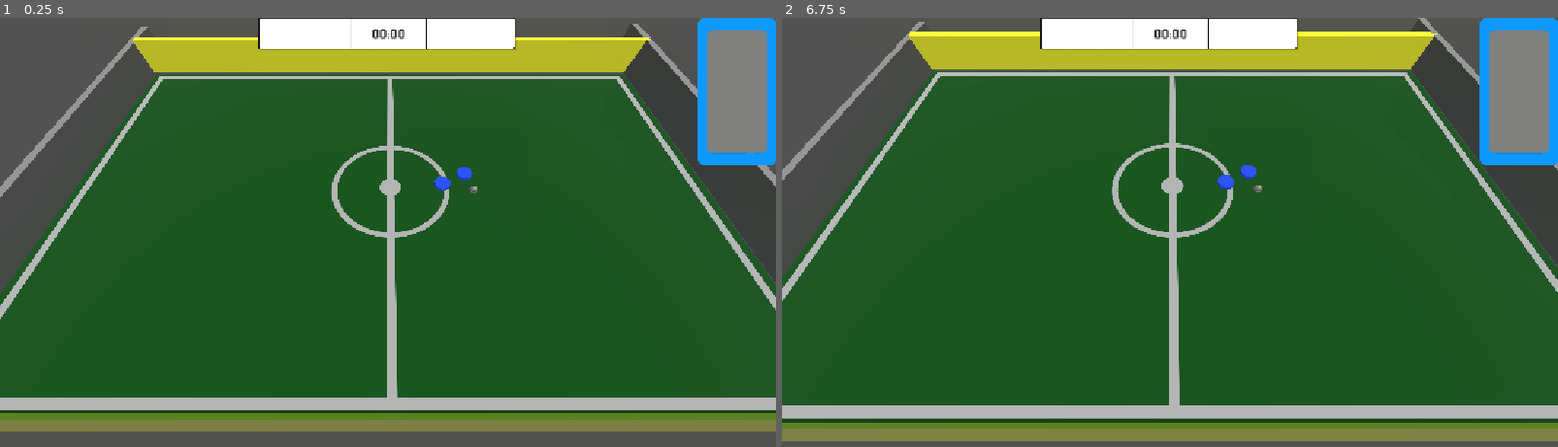
Above: before the commit, frames 1-2 (left to right).
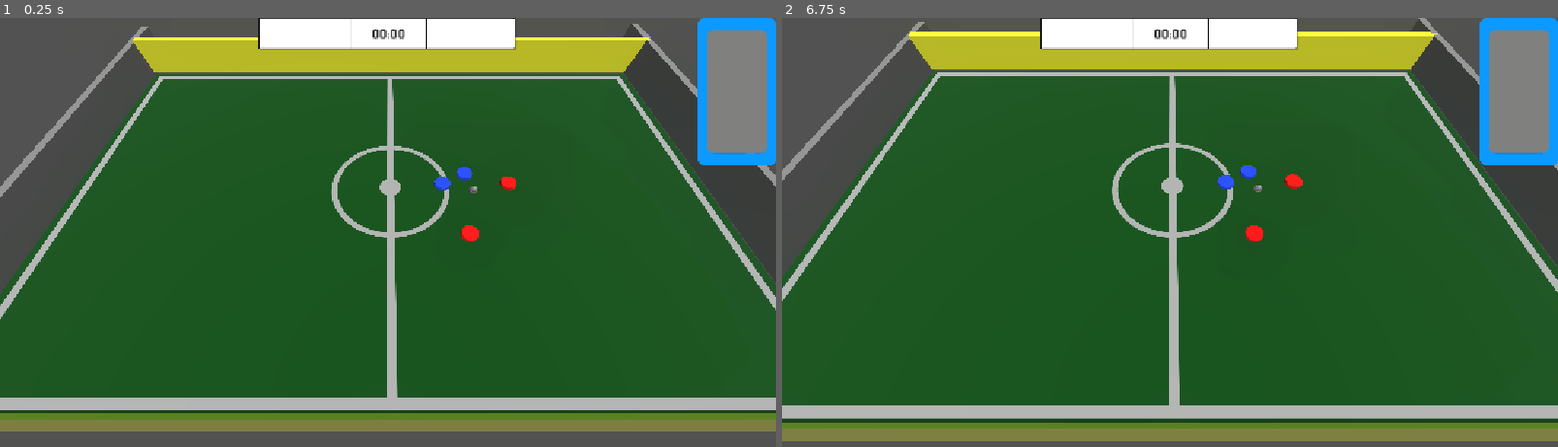
Above: after the commit, the same moments.

Repository: NevenIlincic/Disky_Football
Game: Godot game, scene res://Scenes/Test_Scene.tscn
Two runs of this game, one before a commit and one after it. Both use one fixed random seed, a clock stepped at 60 frames per second and the inputs below.
Inputs (mouse positions are in pixels of both pictures, inside the frame that each line leads up to):
- Up to frame 1 (0.25 s): no input
- Up to frame 2 (6.75 s): tap Enter at 0.5, 2, 3.5 s; move the mouse to (1340, 215) at 0.52 s; click (1340, 215) at 0.6 s; tap Space at 1.25, 2.75, 4.25 s; drag from (1014, 258) to (1131, 322) at 1.27 s; move the mouse to (1247, 138) at 2.02 s; click (1247, 138) at 2.1 s; drag from (1131, 322) to (937, 172) at 2.77 s; move the mouse to (1402, 301) at 3.52 s; tap Mouse wheel down (zoom_out) at 3.6 s; click (1402, 301) at 3.8 s; drag from (937, 172) to (1053, 125) at 4.27 s; move the mouse to (1208, 236) at 5.02 s; hold Right mouse button (camera_drag) 5.03-5.75 s; click (1208, 236) at 5.3 s; drag from (1053, 125) to (1014, 258) at 5.77 s; move the mouse to (1340, 215) at 6.52 s; tap Mouse wheel up (zoom_in) at 6.6 s

The runs differ from the first frame. In frame 1, 0.3% of the frame differs, in the area x 33-67%, y 6-53%; in frame 2, 0.3%, in the area x 33-68%, y 6-53%.

Commit message:
[ADD] Opponent's turn

Diff:
--- /dev/null
+++ b/Materials/Enemy_Material.tres
@@ -0,0 +1,5 @@
+[gd_resource type="StandardMaterial3D" format=3 uid="uid://nbgp8qrq27m1"]
+
+[resource]
+vertex_color_use_as_albedo = true
+albedo_color = Color(1, 0, 0, 1)
--- /dev/null
+++ b/Scenes/Enemy/Enemy.tscn
@@ -0,0 +1,47 @@
+[gd_scene format=3 uid="uid://drhkcd78218ty"]
+
+[ext_resource type="Script" uid="uid://bo1fmfxbah87d" path="res://Scenes/Enemy/enemy.gd" id="1_i1u57"]
+[ext_resource type="Material" uid="uid://nbgp8qrq27m1" path="res://Materials/Enemy_Material.tres" id="2_3l8kd"]
+
+[sub_resource type="PhysicsMaterial" id="PhysicsMaterial_3l8kd"]
+bounce = 0.3
+
+[sub_resource type="CylinderShape3D" id="CylinderShape3D_e0oyi"]
+height = 0.5
+radius = 1.0
+
+[sub_resource type="CylinderMesh" id="CylinderMesh_02vxf"]
+material = ExtResource("2_3l8kd")
+top_radius = 1.0
+bottom_radius = 1.0
+height = 0.5
+
+[sub_resource type="CylinderShape3D" id="CylinderShape3D_fw0yv"]
+height = 1.0
+radius = 3.0
+
+[node name="Enemy" type="RigidBody3D" unique_id=594854611 groups=["enemy"]]
+input_ray_pickable = false
+axis_lock_angular_x = true
+axis_lock_angular_y = true
+axis_lock_angular_z = true
+mass = 7.0
+physics_material_override = SubResource("PhysicsMaterial_3l8kd")
+can_sleep = false
+continuous_cd = true
+script = ExtResource("1_i1u57")
+
+[node name="CollisionShape3D" type="CollisionShape3D" parent="." unique_id=1080201915]
+shape = SubResource("CylinderShape3D_e0oyi")
+
+[node name="MeshInstance3D" type="MeshInstance3D" parent="." unique_id=1576239710]
+mesh = SubResource("CylinderMesh_02vxf")
+
+[node name="Shooting_Area" type="Area3D" parent="." unique_id=403226140]
+input_ray_pickable = false
+
+[node name="CollisionShape3D" type="CollisionShape3D" parent="Shooting_Area" unique_id=1924733661]
+shape = SubResource("CylinderShape3D_fw0yv")
+
+[connection signal="body_entered" from="Shooting_Area" to="." method="_on_shooting_area_body_entered"]
+[connection signal="body_exited" from="Shooting_Area" to="." method="_on_shooting_area_body_exited"]
--- /dev/null
+++ b/Scenes/Enemy/enemy.gd
@@ -0,0 +1,57 @@
+class_name Enemy extends RigidBody3D
+
+signal finished_move(enemy: Enemy)
+signal continued_move(enemy: Enemy)
+
+enum MoveState { IDLE, MOVING }
+
+var is_ball_in_range: bool = false
+
+var has_finished_move: bool = false
+var went_over: bool = false
+
+const SPEED_TO_START_MOVE: float = 0.5
+const SPEED_TO_FINISH_MOVE: float = 0.2
+const SETTLE_TIME: float = 0.15
+
+var move_state: MoveState = MoveState.IDLE
+var settle_timer: float = 0.0
+
+var enemy_id: String
+
+func _ready() -> void:
+	enemy_id = str(Time.get_ticks_usec(),"_", randi())
+
+func _integrate_forces(state: PhysicsDirectBodyState3D) -> void:
+	var linear_velocity_length = state.linear_velocity.length()
+	var speed: float = linear_velocity_length + state.angular_velocity.length() * 0.5
+
+	match move_state:
+		MoveState.IDLE:
+			if speed > SPEED_TO_START_MOVE:
+				move_state = MoveState.MOVING
+				settle_timer = 0.0
+				continued_move.emit(self)
+
+		MoveState.MOVING:
+			if speed < SPEED_TO_FINISH_MOVE:
+				settle_timer += state.step
+				if settle_timer >= SETTLE_TIME:
+					move_state = MoveState.IDLE
+					finished_move.emit(self)
+			else:
+				settle_timer = 0.0
+
+func apply_hit_force(drag_direction: Vector3):
+	drag_direction.x = clamp(drag_direction.x, -600.0, 600.0)
+	drag_direction.z = clamp(drag_direction.z, -600.0, 600.0)
+	apply_central_impulse(drag_direction * 0.5)
+
+func _on_shooting_area_body_entered(body: Node3D) -> void:
+	if body is Ball:
+		is_ball_in_range = true
+
+
+func _on_shooting_area_body_exited(body: Node3D) -> void:
+	if body is Ball:
+		is_ball_in_range = false
--- a/Scenes/Player/player.gd
+++ b/Scenes/Player/player.gd
@@ -19,9 +19,9 @@
 var has_finished_move: bool = false
 var went_over: bool = false
 
-const SPEED_TO_START_MOVE: float = 0.5  # prag za početak
-const SPEED_TO_FINISH_MOVE: float = 0.2  # niži prag za kraj (histerezis)
-const SETTLE_TIME: float = 0.15          # koliko dugo mora biti sporo
+const SPEED_TO_START_MOVE: float = 0.5
+const SPEED_TO_FINISH_MOVE: float = 0.2
+const SETTLE_TIME: float = 0.15
 
 var move_state: MoveState = MoveState.IDLE
 var settle_timer: float = 0.0
@@ -71,6 +71,8 @@
 	shooting_area_indicator.visible = false
 
 func apply_hit_force(drag_direction: Vector3):
+	drag_direction.x = clamp(drag_direction.x, -600.0, 600.0)
+	drag_direction.z = clamp(drag_direction.z, -600.0, 600.0)
 	apply_central_impulse(drag_direction * 0.5)
 
 
--- a/Scenes/Test_Scene.tscn
+++ b/Scenes/Test_Scene.tscn
@@ -3,21 +3,22 @@
 [ext_resource type="Script" uid="uid://da6t544jh0j8d" path="res://Scenes/test_scene.gd" id="1_4ms0o"]
 [ext_resource type="Script" uid="uid://ci517kw17do2b" path="res://Scenes/camera.gd" id="2_88mxo"]
 [ext_resource type="Texture2D" uid="uid://c0rua6goc4v3e" path="res://Sprites/Football_Field (5).png" id="3_argnq"]
-[ext_resource type="Texture2D" uid="uid://bkq2bccf4bapl" path="res://Sprites/Buttons/Kick_Button/Kick_Button.png" id="4_8c5ma"]
+[ext_resource type="Texture2D" uid="uid://dxig6lu7vv1eg" path="res://Sprites/Buttons/Kick_Button/Kick_Button_2_Enabled.png" id="4_513u8"]
 [ext_resource type="Texture2D" uid="uid://vy5yui2vxfek" path="res://Sprites/Power_Bar/Under.png" id="5_jq7r5"]
-[ext_resource type="Texture2D" uid="uid://b21ghfa3n5b7d" path="res://Sprites/Buttons/Kick_Button/Kick_Button_Disabled.png" id="5_ltieu"]
+[ext_resource type="Texture2D" uid="uid://dbnykn5w8qtnc" path="res://Sprites/Buttons/Kick_Button/Kick_Button_2_Pressed.png" id="5_kw30y"]
 [ext_resource type="Texture2D" uid="uid://bm16mthdqyvdl" path="res://Sprites/Effects/alpha/circle_04_a.png" id="5_svcn8"]
-[ext_resource type="Texture2D" uid="uid://bdbkuiug5gt1s" path="res://Sprites/Buttons/Kick_Button/Kick_Button_Active.png" id="5_yn6en"]
+[ext_resource type="Texture2D" uid="uid://7nx4ywugf6vg" path="res://Sprites/Buttons/Kick_Button/Kick_Button_2_Hovered.png" id="6_518se"]
 [ext_resource type="Texture2D" uid="uid://bfwjhdrc25vlo" path="res://Sprites/Power_Bar/Over.png" id="6_argnq"]
 [ext_resource type="PackedScene" uid="uid://d1w5ccem33kle" path="res://Scenes/Player/Player.tscn" id="6_jq7r5"]
 [ext_resource type="Texture2D" uid="uid://uhr5k0pqack2" path="res://Sprites/Arrow/cil_arrow-thick-top.png" id="6_mykrp"]
-[ext_resource type="Texture2D" uid="uid://bxdy2kaasb56" path="res://Sprites/Buttons/Kick_Button/Kick_Button_Hovered.png" id="6_ofkpl"]
+[ext_resource type="Texture2D" uid="uid://cr1k8jtjh5j4l" path="res://Sprites/Buttons/Kick_Button/Kick_Button_2_Disabled.png" id="7_ebsyv"]
 [ext_resource type="PackedScene" uid="uid://duc7fboo8raui" path="res://Scenes/Ball/Ball.tscn" id="7_mykrp"]
-[ext_resource type="Texture2D" uid="uid://h2o61khkgut" path="res://Sprites/Buttons/Move_Button/Move_Button_Enabled.png" id="8_grcoo"]
-[ext_resource type="Texture2D" uid="uid://crvqnhrkwrpsl" path="res://Sprites/Buttons/Move_Button/Move_Button_Pressed.png" id="9_6uspl"]
-[ext_resource type="Texture2D" uid="uid://d4hvbqd7xfl43" path="res://Sprites/Buttons/Move_Button/Move_Button_Hovered.png" id="9_tq75k"]
-[ext_resource type="Texture2D" uid="uid://c00q7uqepe4gv" path="res://Sprites/Buttons/Move_Button/Move_Button_Disabled.png" id="11_513u8"]
-[ext_resource type="Texture2D" uid="uid://cwpqqaq3fdfh1" path="res://Sprites/Scoreboard/Scoreboard.png" id="14_513u8"]
+[ext_resource type="Texture2D" uid="uid://rhoa01h2l335" path="res://Sprites/Buttons/Move_Button/Move_Button_2_Enabled.png" id="8_513u8"]
+[ext_resource type="Texture2D" uid="uid://dj72b0qoi4138" path="res://Sprites/Buttons/Move_Button/Move_Button_2_Pressed.png" id="9_kw30y"]
+[ext_resource type="Texture2D" uid="uid://bjgk8xw5apx8b" path="res://Sprites/Buttons/Move_Button/Move_Button_2_Hovered.png" id="10_518se"]
+[ext_resource type="Texture2D" uid="uid://cpq3i66b8oi32" path="res://Sprites/Buttons/Move_Button/Move_Button_2_Disabled.png" id="11_ebsyv"]
+[ext_resource type="Texture2D" uid="uid://blf2thx2aysjj" path="res://Sprites/Scoreboard/Scoreboard_2.png" id="14_513u8"]
+[ext_resource type="PackedScene" uid="uid://drhkcd78218ty" path="res://Scenes/Enemy/Enemy.tscn" id="19_kw30y"]
 
 [sub_resource type="Environment" id="Environment_q455q"]
 background_mode = 3
@@ -165,10 +166,10 @@
 offset_bottom = 124.0
 focus_mode = 0
 toggle_mode = true
-texture_normal = ExtResource("4_8c5ma")
-texture_pressed = ExtResource("5_yn6en")
-texture_hover = ExtResource("6_ofkpl")
-texture_disabled = ExtResource("5_ltieu")
+texture_normal = ExtResource("4_513u8")
+texture_pressed = ExtResource("5_kw30y")
+texture_hover = ExtResource("6_518se")
+texture_disabled = ExtResource("7_ebsyv")
 ignore_texture_size = true
 stretch_mode = 0
 
@@ -178,10 +179,10 @@
 offset_bottom = 244.0
 focus_mode = 0
 toggle_mode = true
-texture_normal = ExtResource("8_grcoo")
-texture_pressed = ExtResource("9_6uspl")
-texture_hover = ExtResource("9_tq75k")
-texture_disabled = ExtResource("11_513u8")
+texture_normal = ExtResource("8_513u8")
+texture_pressed = ExtResource("9_kw30y")
+texture_hover = ExtResource("10_518se")
+texture_disabled = ExtResource("11_ebsyv")
 ignore_texture_size = true
 stretch_mode = 0
 
@@ -276,7 +277,7 @@
 shape = SubResource("BoxShape3D_v6i7x")
 
 [node name="Ceiling" type="StaticBody3D" parent="Field" unique_id=1588640632]
-transform = Transform3D(1, 0, 0, 0, 1, 0, 0, 0, 1, 0, 23.658203, 0)
+transform = Transform3D(1, 0, 0, 0, 1, 0, 0, 0, 1, 0, 19.23407, 0)
 input_ray_pickable = false
 
 [node name="CollisionShape3D" type="CollisionShape3D" parent="Field/Ceiling" unique_id=471107307]
@@ -316,5 +317,11 @@
 process_material = SubResource("ParticleProcessMaterial_88mxo")
 draw_pass_1 = SubResource("QuadMesh_8c5ma")
 
+[node name="Enemy" parent="." unique_id=594854611 instance=ExtResource("19_kw30y")]
+transform = Transform3D(1, 0, 0, 0, 1, 0, 0, 0, 1, 14.792366, 0.25000095, -0.4760313)
+
+[node name="Enemy2" parent="." unique_id=220316157 instance=ExtResource("19_kw30y")]
+transform = Transform3D(1, 0, 0, 0, 1, 0, 0, 0, 1, 8.8000965, 0.25, 7.0285044)
+
 [connection signal="toggled" from="HUD/Control/Buttons/Kick_Button" to="." method="_on_kick_button_toggled"]
 [connection signal="toggled" from="HUD/Control/Buttons/Move_Player_Button" to="." method="_on_move_player_button_toggled"]
--- a/Scenes/tennis_ball.gd
+++ b/Scenes/tennis_ball.gd
@@ -58,6 +58,8 @@
 
 func apply_hit_force(drag_direction: Vector3):
 	wave_effect.global_position = global_position
+	drag_direction.x = clamp(drag_direction.x, -600.0, 600.0)
+	drag_direction.z = clamp(drag_direction.z, -600.0, 600.0)
 	apply_central_impulse(drag_direction)
 	fire_effect.emit_effects()
 	wave_effect.emitting = true
--- a/Scenes/test_scene.gd
+++ b/Scenes/test_scene.gd
@@ -1,4 +1,6 @@
 extends Node3D
+
+var is_my_turn: bool = true
 
 #TIME
 var time_passed: float = 0
@@ -33,9 +35,11 @@
 var drag_direction: Vector3
 
 var elements_in_action: int = 0
-var num_players: int
+var num_players: int = 0
+var num_enemies: int = 0
 
 var players: Array[Player]
+var enemies: Array[Enemy]
 
 func _unhandled_input(event: InputEvent) -> void:
 	if Input.is_action_just_pressed("drag"):
@@ -60,6 +64,19 @@
 		player.finished_move.connect(_on_player_finished_move)
 		player.continued_move.connect(_on_player_continued_move)
 		num_players += 1
+
+	for enemy_obj in get_tree().get_nodes_in_group("enemy"):
+		var enemy: Enemy = enemy_obj
+		enemies.append(enemy)
+		enemy.finished_move.connect(_on_enemy_finished_move)
+		enemy.continued_move.connect(_on_enemy_continued_move)
+		num_enemies += 1
+
+func _on_enemy_continued_move(enemy: Enemy):
+	_on_move_continued()
+
+func _on_enemy_finished_move(enemy: Enemy):
+	_on_move_finished()
 
 func _on_player_continued_move(player: Player):
 	_on_move_continued()
@@ -69,24 +86,34 @@
 	elements_in_action += 1
 	if not is_action:
 		is_action = true
-func _reset_elements_in_action():
-	elements_in_action = 0
-	#ball.went_over = false
-	#for player: Player in players:
-		#player.went_over = false
-
-func _on_ball_finished_move(ball: Ball):
+
+func _on_move_finished():
 	elements_in_action -= 1
+
 	if elements_in_action <= 0 and is_action:
 		is_action = false
 		_reset_elements_in_action()
+		if not is_my_turn:
+			await get_tree().create_timer(2.0).timeout.connect(handle_enemy_turn)
+
+func _reset_elements_in_action():
+	elements_in_action = 0
+
+
+func _on_ball_finished_move(ball: Ball):
+	_on_move_finished()
+	#elements_in_action -= 1
+	#if elements_in_action <= 0 and is_action:
+		#is_action = false
+		#_reset_elements_in_action()
 
 func _on_player_finished_move(player: Player):
-	elements_in_action -= 1
-
-	if elements_in_action <= 0 and is_action:
-		is_action = false
-		_reset_elements_in_action()
+	_on_move_finished()
+	#elements_in_action -= 1
+#
+	#if elements_in_action <= 0 and is_action:
+		#is_action = false
+		#_reset_elements_in_action()
 
 func _process(delta: float) -> void:
 	if is_action:
@@ -158,19 +185,31 @@
 	power_bar.value = 0.0
 	is_action = true
 	selected_player = null
+	is_my_turn = false
+
 
 func _on_player_selected(player: Player):
-	if is_action:
+	if is_action or not is_my_turn:
 		return
 	if selected_player:
 		selected_player.on_player_deselected()
-		if selected_player.player_id == player.player_id and not selected_player.is_moving and not selected_player.is_shooting:
-			selected_player = null
-			buttons.visible = false
-			power_bar.visible = false
-			return
+		if selected_player.player_id == player.player_id:
+			if not selected_player.is_moving and not selected_player.is_shooting:
+				shooting_indicator.visible = false
+				selected_player = null
+				buttons.visible = false
+				power_bar.visible = false
+				return
+		else:
+			kick_button.set_pressed_no_signal(false)
+			move_player_button.set_pressed_no_signal(false)
+
+			selected_player.set_player_not_shooting()
+			selected_player.set_player_not_moving()
+
 
 	selected_player = player
+	shooting_indicator.global_position = selected_player.global_position
 	show_selected_player_elements(selected_player)
 
 
@@ -183,16 +222,42 @@
 	power_bar.visible = true
 	selected_player.shooting_area_indicator.visible = true
 
+func handle_enemy_turn():
+	var is_ball_in_range: bool = false
+	var closest_enemy_from_ball: Enemy
+	var closest_enemy_distance_from_ball: float = INF
+	for enemy: Enemy in enemies:
+		if enemy.is_ball_in_range:
+			is_ball_in_range = true
+			break
+		else:
+			var distance_from_ball: float = enemy.global_position.distance_to(ball.global_position)
+			if distance_from_ball < closest_enemy_distance_from_ball:
+				closest_enemy_distance_from_ball = distance_from_ball
+				closest_enemy_from_ball = enemy
+
+
+	var direction: Vector3 = Vector3.ZERO
+	direction.x = randf_range(-600, 600.0)
+	direction.z = randf_range(-600.0, 600.0)
+	var intensity: float = randf()
+
+	if is_ball_in_range: ### SHOOT BALL
+		drag_direction.y = sqrt(direction.length()) * 3
+		ball.apply_hit_force(direction)
+	else: ## MOVE ENEMY
+		var intensity_multiplier: int = randi_range(15, 25)
+		direction.x = (ball.global_position.x - closest_enemy_from_ball.global_position.x) * intensity_multiplier
+		direction.z = (ball.global_position.z - closest_enemy_from_ball.global_position.z) * intensity_multiplier
+		closest_enemy_from_ball.apply_hit_force(direction)
+	is_my_turn = true
+
 func _on_kick_button_pressed() -> void:
 	if selected_player:
 		selected_player.set_player_shooting()
-
-
 func _on_move_player_button_pressed() -> void:
 	if selected_player:
 		selected_player.set_player_moving()
-
-
 func _on_kick_button_toggled(toggled_on: bool) -> void:
 	if selected_player:
 		if toggled_on:
@@ -200,8 +265,6 @@
 			move_player_button.set_pressed_no_signal(false)
 		else:
 			selected_player.set_player_not_shooting()
-
-
 func _on_move_player_button_toggled(toggled_on: bool) -> void:
 	if selected_player:
 		if toggled_on:
Not shown, added: Scenes/Enemy/enemy.gd.uid
Binary file removed: Sprites/Buttons/Kick_Button/Kick_Button.png
Binary file added: Sprites/Buttons/Kick_Button/Kick_Button_2_Disabled.png
Not shown, changed: Sprites/Buttons/Kick_Button/Kick_Button_2_Disabled.png.import
Binary file added: Sprites/Buttons/Kick_Button/Kick_Button_2_Enabled.png
Not shown, changed: Sprites/Buttons/Kick_Button/Kick_Button_2_Enabled.png.import
Binary file added: Sprites/Buttons/Kick_Button/Kick_Button_2_Hovered.png
Not shown, changed: Sprites/Buttons/Kick_Button/Kick_Button_2_Hovered.png.import
Binary file added: Sprites/Buttons/Kick_Button/Kick_Button_2_Pressed.png
Not shown, changed: Sprites/Buttons/Kick_Button/Kick_Button_2_Pressed.png.import
Binary file removed: Sprites/Buttons/Kick_Button/Kick_Button_Active.png
Binary file removed: Sprites/Buttons/Kick_Button/Kick_Button_Disabled.png
(and 15 more such lines)
